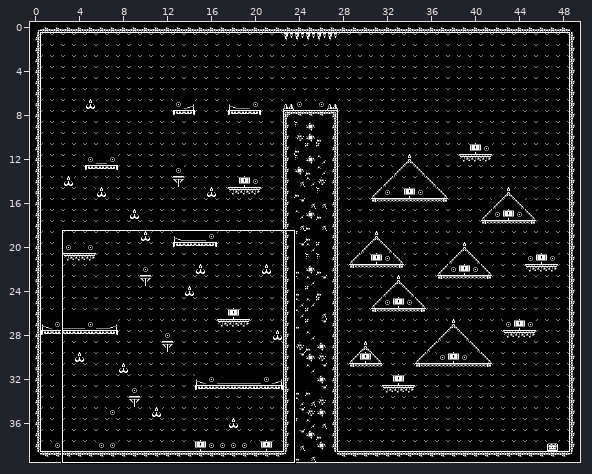
Two states of a Tiled map (JSON), assets/tilesets/level3.tmj. Above, an overview of the earlier version with the close-up marked.
Close-up. As it was:
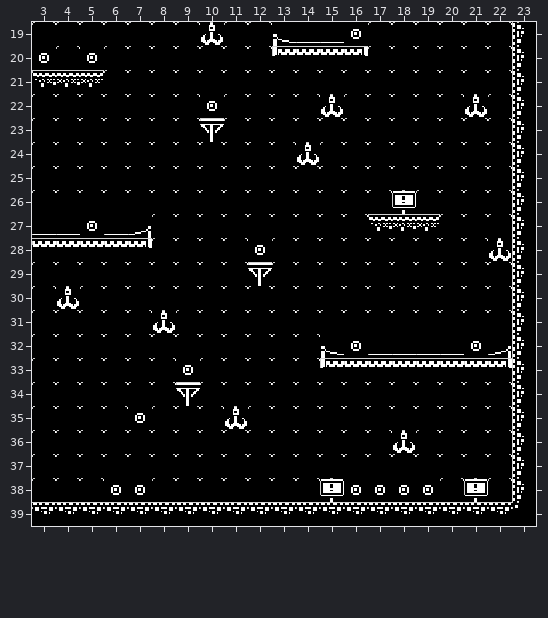
Cells are 16x16 px. Shown: x 3..23, y 19..39. The commit also changed other parts of the map, which this record leaves out.
Now the later version:
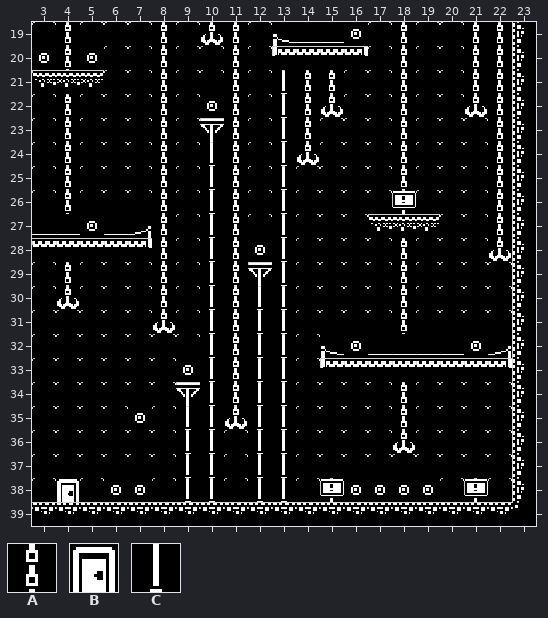
Key: from "base_black": A 23, B 56, C 221.
_ is an empty cell.
Tiles of an added or newly shown layer are drawn over the layers below it.
The exact change:
Layer "Background" (now shown):
y 19..20: x 4 _ -> A; x 8 _ -> A; x 11 _ -> A; x 18 _ -> A; x 21..22 __ -> AA
y 21: x 8 _ -> A; x 11 _ -> A; x 13..15 ___ -> CAA; x 18 _ -> A; x 21..22 __ -> AA
y 22..23: x 4 _ -> A; x 8 _ -> A; x 11 _ -> A; x 13..14 __ -> CA; x 18 _ -> A; x 22 _ -> A
y 24..25: x 4 _ -> A; x 8 _ -> A; x 10..11 __ -> CA; x 13 _ -> C; x 18 _ -> A; x 22 _ -> A
y 26: x 4 _ -> A; x 8 _ -> A; x 10..11 __ -> CA; x 13 _ -> C; x 22 _ -> A
y 27: x 8 _ -> A; x 10..11 __ -> CA; x 13 _ -> C; x 22 _ -> A
y 28: x 8 _ -> A; x 10..11 __ -> CA; x 13 _ -> C; x 18 _ -> A
y 29: x 4 _ -> A; x 8 _ -> A; x 10..11 __ -> CA; x 13 _ -> C; x 18 _ -> A
y 30: x 8 _ -> A; x 10..13 ____ -> CACC; x 18 _ -> A
y 31: x 10..13 ____ -> CACC; x 18 _ -> A
y 32..33: x 10..13 ____ -> CACC
y 34: x 10..13 ____ -> CACC; x 18 _ -> A
y 35: x 9..10 __ -> CC; x 12..13 __ -> CC; x 18 _ -> A
y 36..38: x 9..10 __ -> CC; x 12..13 __ -> CC
Layer "In" (now shown):
y 38: x 4 _ -> B
